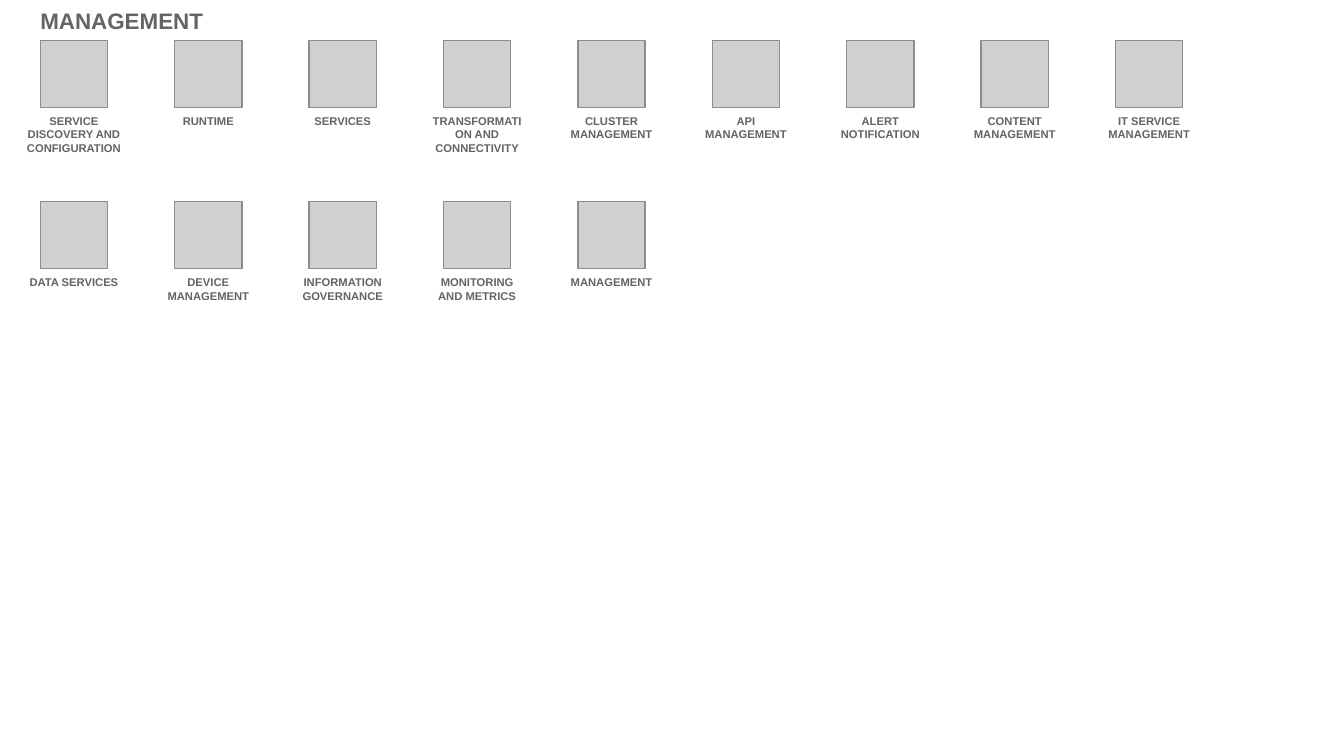
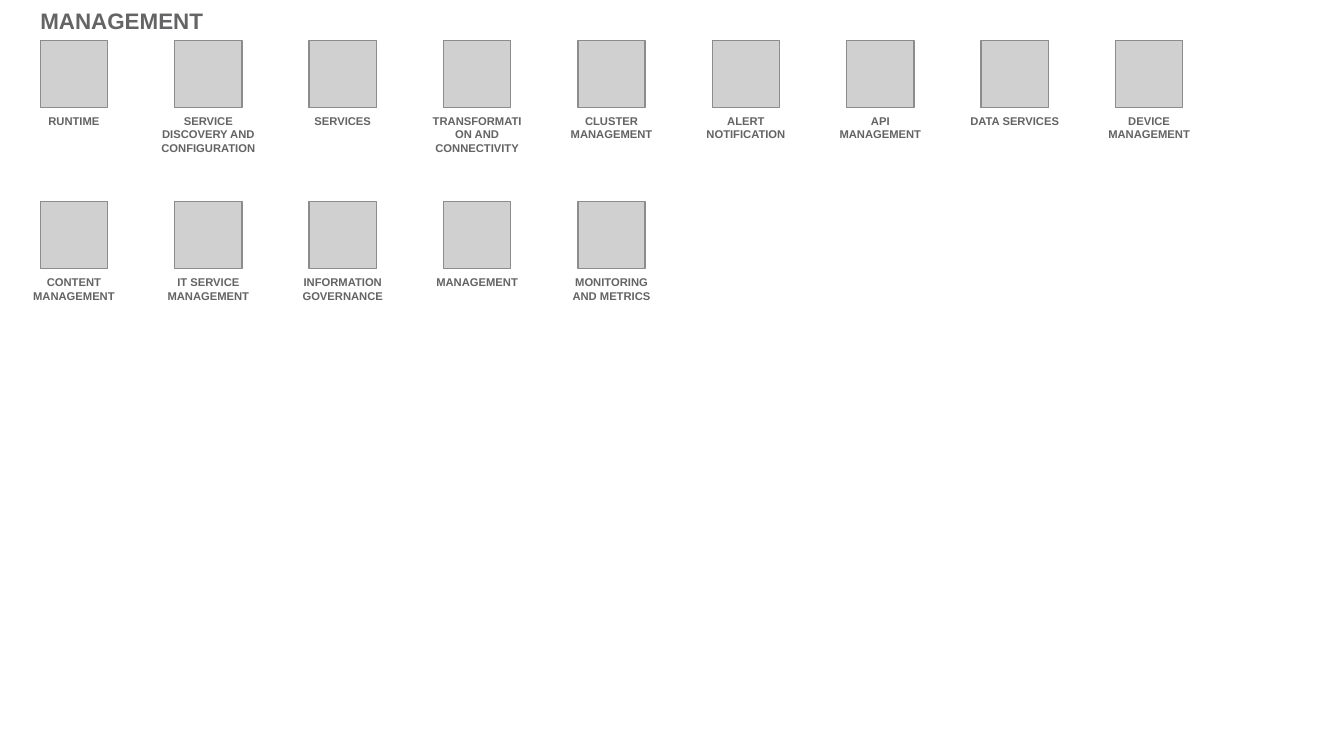
Before and after one commit to l2fprod/myarchitecture, a slide deck: slide 19 of mycatalog-architecture-diagram-template.pptx. Drawn at 1344x756 pixels with LibreOffice and Linux fonts; fonts in the diff are those of the drawing; grey boxes stand for pictures. Boxes give left, top, right and bottom in pixels: in the first picture for what was removed or moved away, otherwise in the second. Text is boxed around its words. In the diff, an @@ line names an element or a change of style, - is before the commit and + after.

```diff
--- a/mycatalog-architecture-diagram-template.pptx
+++ b/mycatalog-architecture-diagram-template.pptx
@@ text at <box>970,117,1059,125</box>: text changed @@
-CONTENT MANAGEMENT
+DATA SERVICES
@@ text at <box>1108,117,1190,138</box>: text changed @@
-IT SERVICE MANAGEMENT
+DEVICE MANAGEMENT
@@ text at <box>33,278,115,300</box>: text changed @@
-DATA SERVICES
+CONTENT MANAGEMENT
@@ text at <box>168,278,250,300</box>: text changed @@
-DEVICE MANAGEMENT
+IT SERVICE MANAGEMENT
@@ 3 texts: place and size @@
-3 texts at <box>183,117,920,286</box>
+3 texts at <box>48,117,785,286</box>
@@ 3 texts: place and size @@
-3 texts at <box>27,117,787,300</box>
+3 texts at <box>161,117,922,300</box>
```
Also in this commit, not shown: 13 other slides changed.
